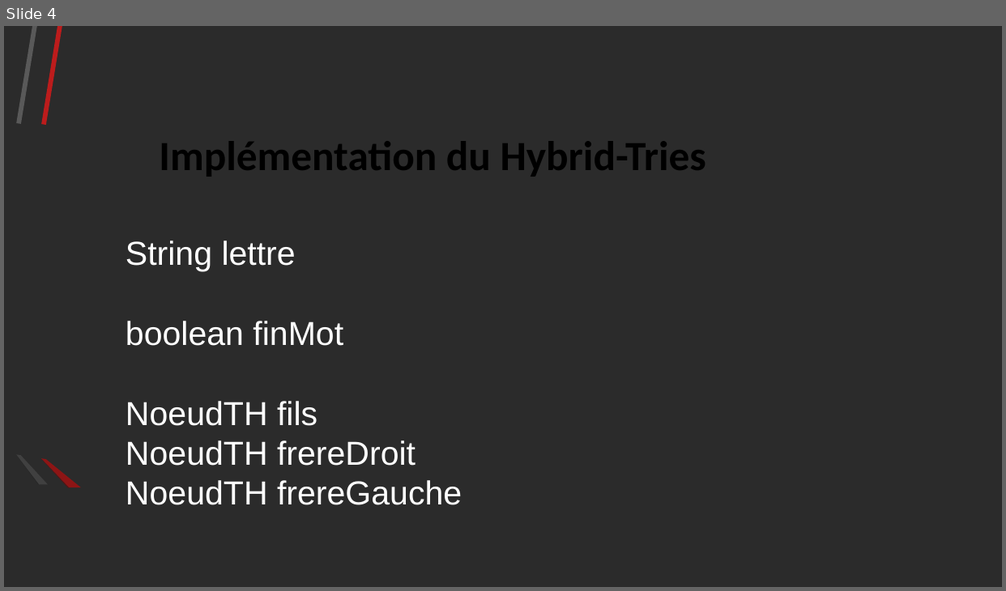
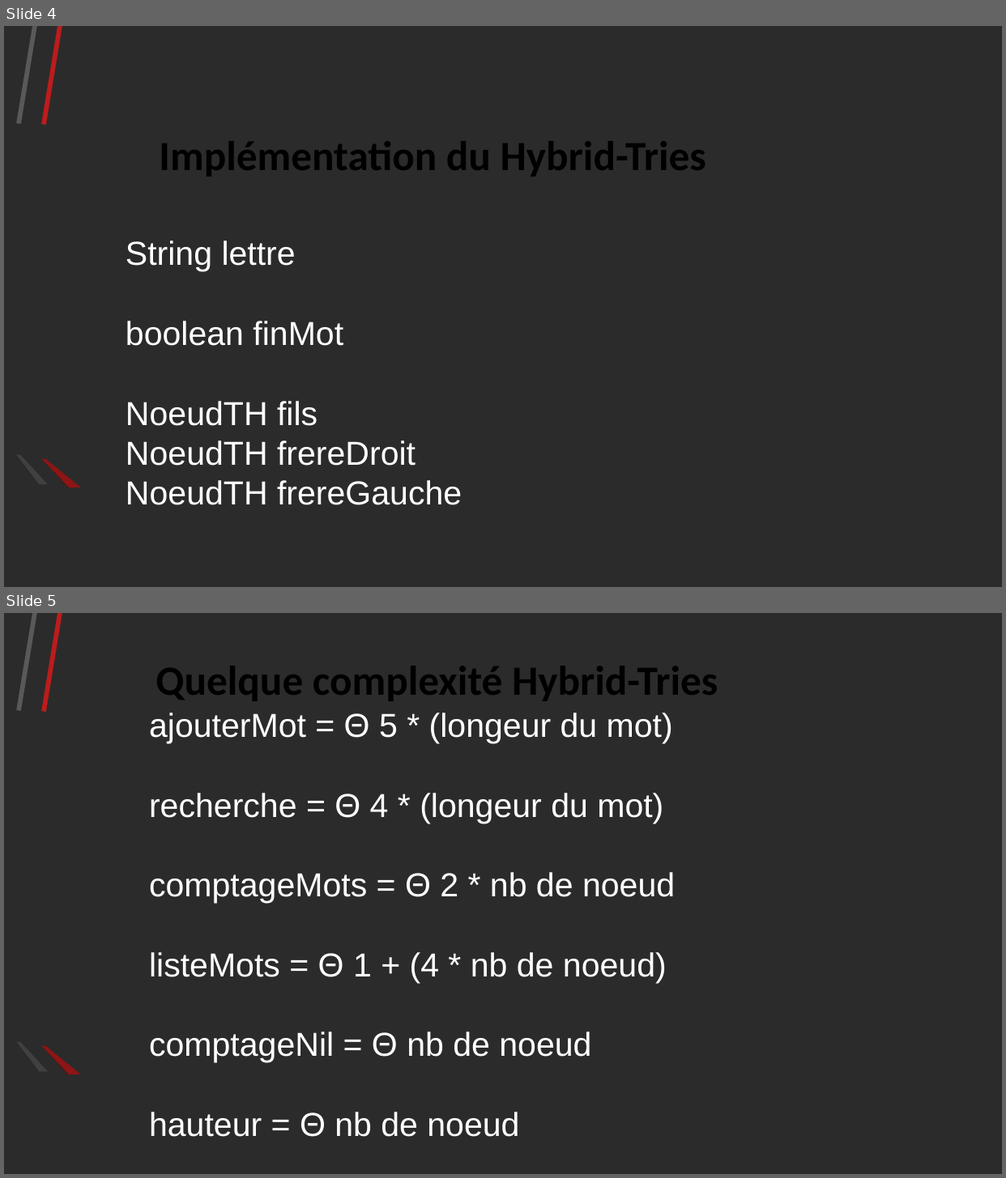
Before and after one commit to Ashmouth/Algav, a slide deck: Resources/Diapo.odp. Shown one above the other, each under a label of ours: slide 4 before the commit, slides 4 and 5 after it. The pictures are 1006x591 and 1006x1178 pixels, drawn with LibreOffice and Linux fonts; fonts in the diff are those of the drawing; background and template pictures are left out; a plain dark background stands for a picture behind light text. Boxes give left, top, right and bottom in pixels: in the first picture for what was removed or moved away, otherwise in the second. Text is boxed around its words. In the diff, an @@ line names an element or a change of style, - is before the commit and + after.

```diff
--- a/Resources/Diapo.odp
+++ b/Resources/Diapo.odp
@@ slide 5 added at <box>4,613,1002,1174</box>, background picture (left out); not listed: 6 template elements that a slide beside it also shows @@
@@ title added at <box>155,666,718,701</box>, 40 pt, text #000000, bold @@
+Quelque complexité Hybrid-Tries
@@ subtitle added at <box>149,713,675,1137</box>, 32 pt, text #FFFFFF @@
+ajouterMot = Θ 5 * (longeur du mot)
+recherche = Θ 4 * (longeur du mot)
+comptageMots = Θ 2 * nb de noeud
+listeMots = Θ 1 + (4 * nb de noeud)
+comptageNil = Θ nb de noeud
+hauteur = Θ nb de noeud
```
Also in this commit, not shown: 1 slide changed, 1 slide removed, 9 other files.
